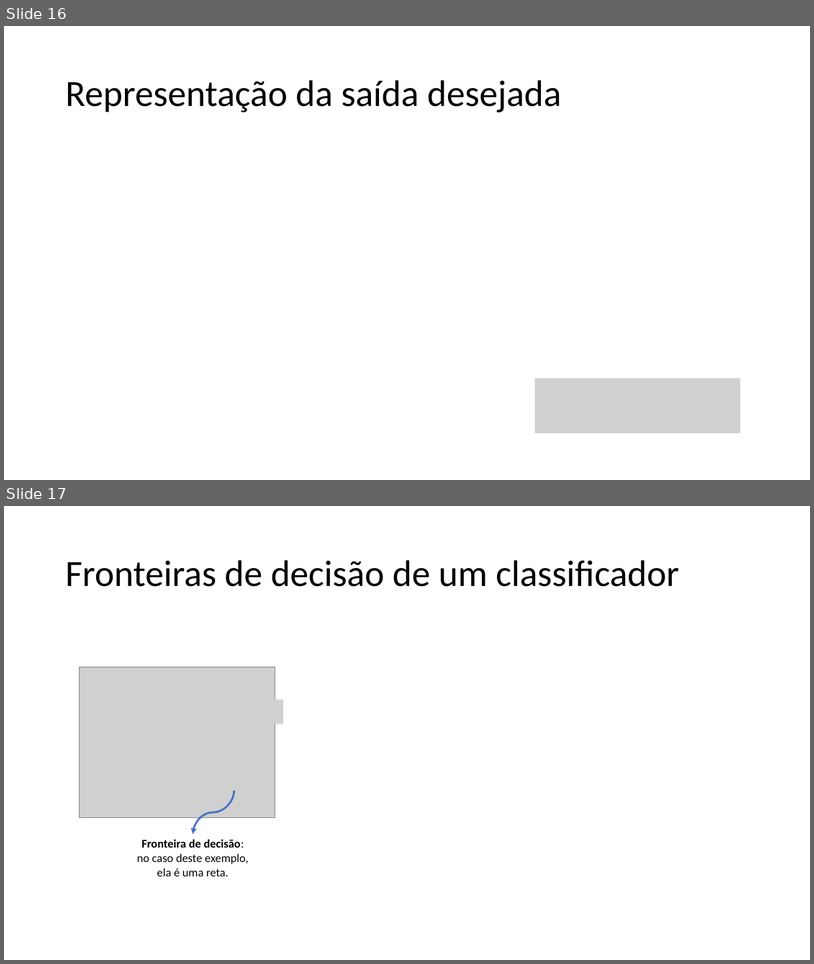
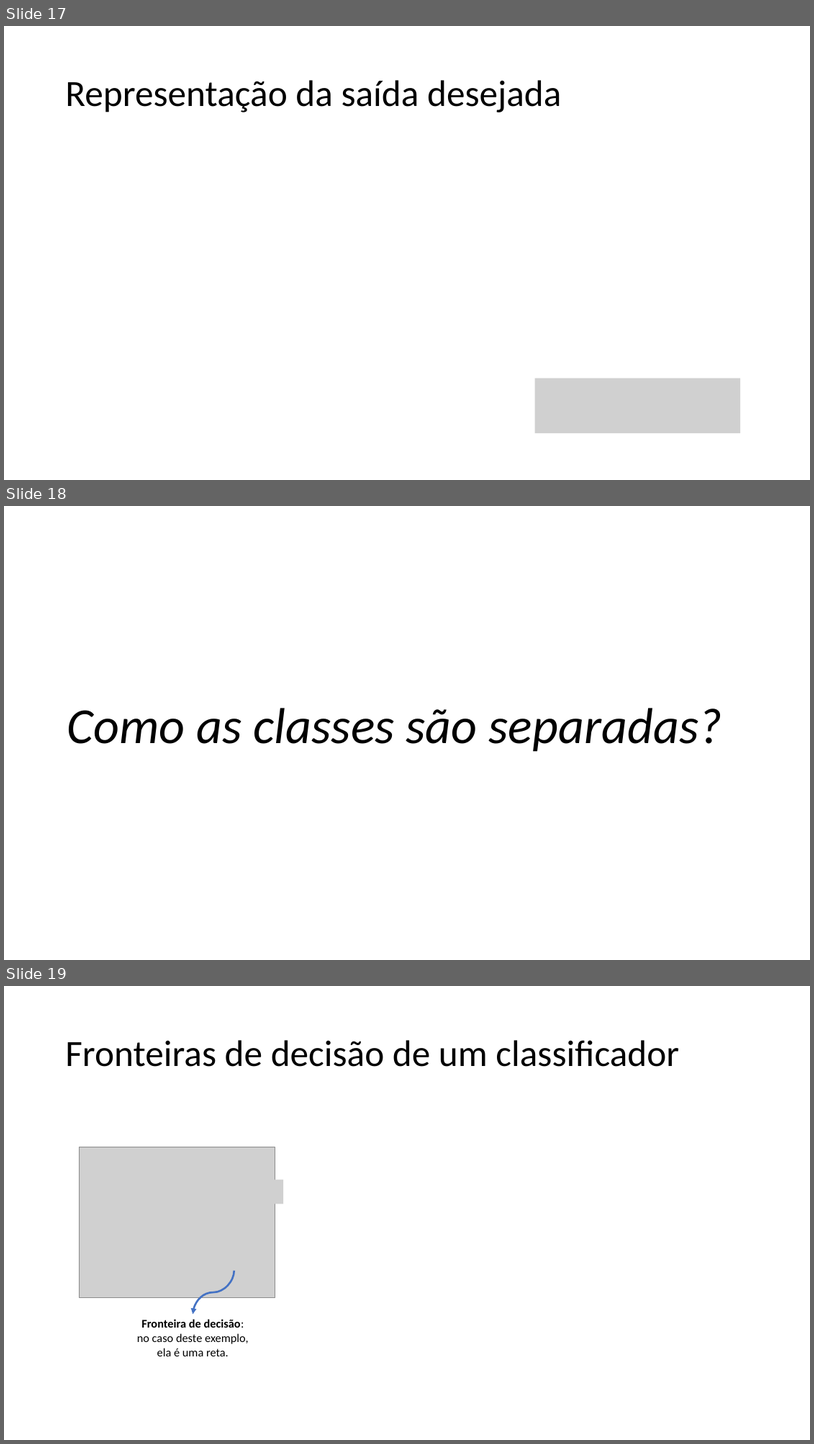
Before and after one commit to zz4fap/t320_aprendizado_de_maquina, a slide deck: slides/T320_Classificação (Parte I).pptx. Shown one above the other, each under a label of ours: slides 16 and 17 before the commit, slides 17, 18 and 19 after it. The pictures are 814x964 and 814x1444 pixels, drawn with LibreOffice and Linux fonts; fonts in the diff are those of the drawing; grey boxes stand for pictures. Boxes give left, top, right and bottom in pixels: in the first picture for what was removed or moved away, otherwise in the second. Text is boxed around its words. In the diff, an @@ line names an element or a change of style, - is before the commit and + after.

```diff
--- a/slides/T320_Classificação (Parte I).pptx
+++ b/slides/T320_Classificação (Parte I).pptx
@@ slide 18 added at <box>4,506,810,960</box>, background #FFFFFF @@
@@ text added at <box>67,708,723,752</box>, 60 pt, text #000000, italic @@
+Como as classes são separadas?
@@ what was slide 16 is now slide 17 @@
@@ what was slide 17 is now slide 19 @@
```
Also in this commit, not shown: 5 slides changed, 2 other slides added, 1 other file.
